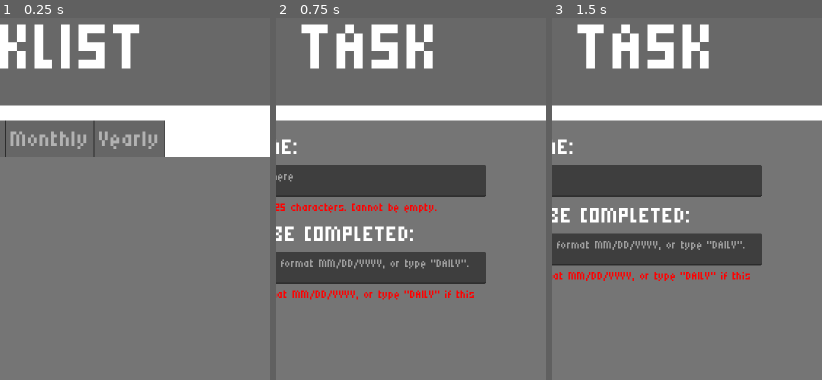
Above: before the commit, frames 1-3 (left to right).
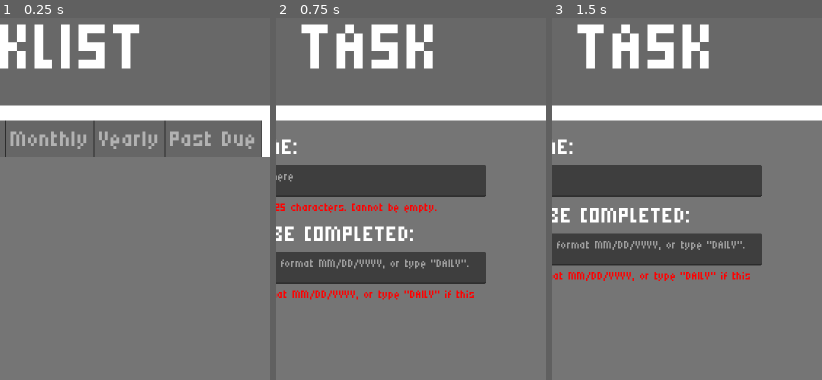
Above: after the commit, the same moments.

Repository: King0fTheDucks/todo-app
Game: Godot game, scene res://scenes/main.tscn
Same seed, same stepped clock (60 frames per second), same inputs: the game is played once before the commit and once after it.
Inputs (mouse positions are % of the whole screen's width and height, from its top left):
- Up to frame 1 (0.25 s): no input
- Up to frame 2 (0.75 s): click "Add Task" at 0.5 s
- Up to frame 3 (1.5 s): click (32, 22) at 1.27 s; type "Alex" at 1.35 s
The pictures show only the part of the screen within x 21-71%, y 0-50%; the shares and areas given below are measured in that part.

The runs differ from the first frame. In frame 1, 3.7% of the frame differs, in the area x 61-98%, y 28-39%; in frame 2, nothing differs; in frame 3, nothing differs.

Commit message:
Added a "past due" tab.
No new compiled APK for this push. I will put it in the next push.

TODO: Add a "weekly" tab that contains the tasks to be done within the next 7 days.

Diff:
--- a/scenes/tasklist.tscn
+++ b/scenes/tasklist.tscn
@@ -149,3 +149,19 @@
 [node name="VBoxContainer" type="VBoxContainer" parent="Tasks/TabContainer/Yearly/ScrollContainer"]
 layout_mode = 2
 theme_override_constants/separation = 15
+
+[node name="Past Due" type="MarginContainer" parent="Tasks/TabContainer"]
+visible = false
+layout_mode = 2
+theme_override_constants/margin_left = 20
+theme_override_constants/margin_top = 20
+theme_override_constants/margin_right = 20
+theme_override_constants/margin_bottom = 20
+metadata/_tab_index = 4
+
+[node name="ScrollContainer" type="ScrollContainer" parent="Tasks/TabContainer/Past Due"]
+layout_mode = 2
+
+[node name="VBoxContainer" type="VBoxContainer" parent="Tasks/TabContainer/Past Due/ScrollContainer"]
+layout_mode = 2
+theme_override_constants/separation = 10
--- a/scripts/main.gd
+++ b/scripts/main.gd
@@ -9,6 +9,7 @@
 var last_scroll_today: int = 0
 var last_scroll_monthly: int = 0
 var last_scroll_yearly: int = 0
+var last_scroll_past_due: int = 0
 var unchecked_ico: Texture2D
 var checked_ico: Texture2D
 
--- a/scripts/tasklist.gd
+++ b/scripts/tasklist.gd
@@ -11,10 +11,12 @@
 var scrollcontainer_today: ScrollContainer
 var scrollcontainer_monthly: ScrollContainer
 var scrollcontainer_yearly: ScrollContainer
+var scrollcontainer_past_due: ScrollContainer
 var all: VBoxContainer
 var today: VBoxContainer
 var monthly: VBoxContainer
 var yearly: VBoxContainer
+var past_due: VBoxContainer
 
 var main: Node
 
@@ -26,10 +28,12 @@
 	scrollcontainer_today = get_node("Tasks/TabContainer/Today/ScrollContainer")
 	scrollcontainer_monthly = get_node("Tasks/TabContainer/Monthly/ScrollContainer")
 	scrollcontainer_yearly = get_node("Tasks/TabContainer/Yearly/ScrollContainer")
+	scrollcontainer_past_due = get_node("Tasks/TabContainer/Past Due/ScrollContainer")
 	all = get_node("Tasks/TabContainer/All/ScrollContainer/VBoxContainer")
 	today = get_node("Tasks/TabContainer/Today/ScrollContainer/VBoxContainer")
 	monthly = get_node("Tasks/TabContainer/Monthly/ScrollContainer/VBoxContainer")
 	yearly = get_node("Tasks/TabContainer/Yearly/ScrollContainer/VBoxContainer")
+	past_due = get_node("Tasks/TabContainer/Past Due/ScrollContainer/VBoxContainer")
 	tasks = main.call("get_tasks")
 	var date_dict: Dictionary = Time.get_date_dict_from_system()
 	day = date_dict.get("day", 0)
@@ -50,10 +54,13 @@
 					add_task_to_tab(monthly, i)
 					if int(date_split[1]) == day:
 						add_task_to_tab(today, i)
+			if task_past_due(tasks[i][1]):
+				add_task_to_tab(past_due, i)
 	scrollcontainer_all.set_deferred("scroll_vertical", main.get("last_scroll_all"))
 	scrollcontainer_today.set_deferred("scroll_vertical", main.get("last_scroll_today"))
 	scrollcontainer_monthly.set_deferred("scroll_vertical", main.get("last_scroll_monthly"))
 	scrollcontainer_yearly.set_deferred("scroll_vertical", main.get("last_scroll_yearly"))
+	scrollcontainer_past_due.set_deferred("scroll_vertical", main.get("last_scroll_past_due"))
 	tab_container.current_tab = main.get("last_tab")
 	tab_container.tab_changed.connect(_on_tab_changed)
 	add_task.pressed.connect(_on_add_task_pressed)
@@ -67,6 +74,8 @@
 		main.set("last_scroll_monthly", scrollcontainer_monthly.scroll_vertical)
 	if scrollcontainer_yearly.scroll_vertical != main.get("last_scroll_yearly"):
 		main.set("last_scroll_yearly", scrollcontainer_yearly.scroll_vertical)
+	if scrollcontainer_past_due.scroll_vertical != main.get("last_scroll_past_due"):
+		main.set("last_scroll_past_due", scrollcontainer_past_due.scroll_vertical)
 
 func add_task_to_tab(tab: VBoxContainer, iteration: int) -> void:
 	var task_instance: PackedScene = load("res://scenes/task.tscn")
@@ -84,6 +93,22 @@
 	delete_prompt.set("taskname", taskname)
 	add_child(delete_prompt)
 
+func task_past_due(taskdate: String) -> bool:
+	var list := []
+	list = taskdate.split('/')
+	var due_string = list[2] + list[0] + list[1]
+	var date_string = ""
+	date_string += str(year)
+	if month < 10:
+		date_string += "0" + str(month)
+	else:
+		date_string += str(month)
+	if day < 10:
+		date_string += "0" + str(day)
+	else:
+		date_string += str(day)
+	return int(due_string) < int(date_string)
+
 func _on_tab_changed(tab: int) -> void:
 	main.set("last_tab", tab)
 
